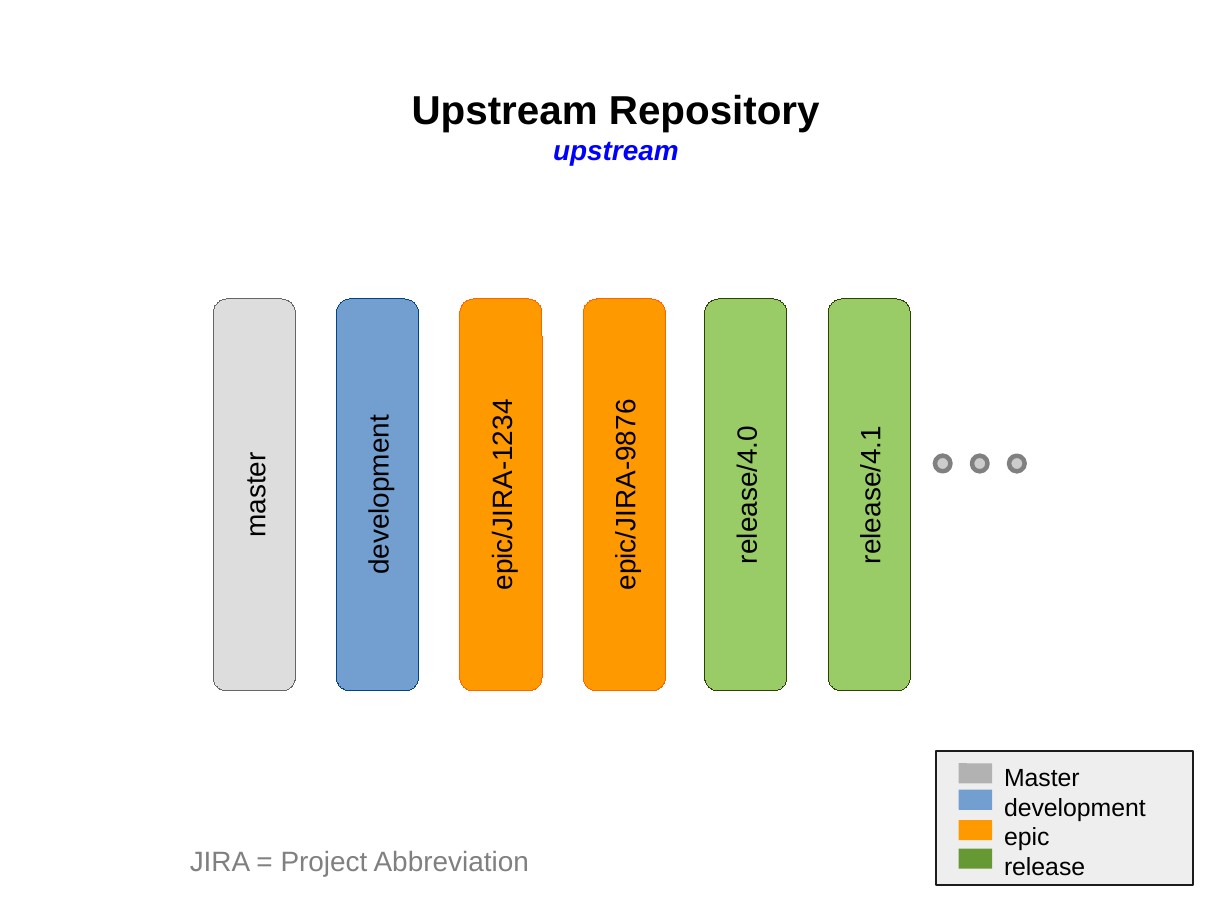
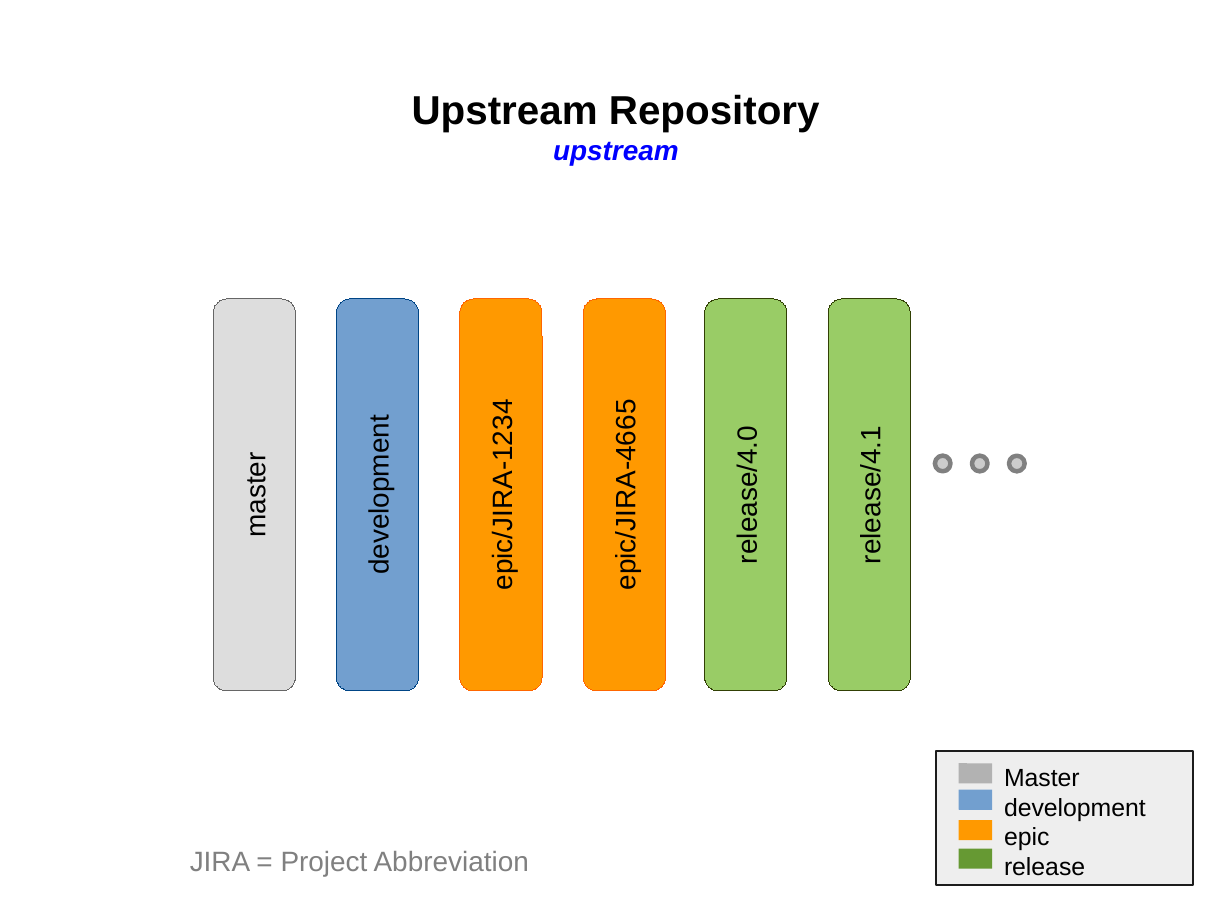
Before and after one commit to SiliconValleyOffice/GitHelp, a slide deck: slide 2 of Documents/RepositoryManagement.odp. Drawn at 1232x924 pixels with LibreOffice and Linux fonts; fonts in the diff are those of the drawing. Boxes give left, top, right and bottom in pixels: in the first picture for what was removed or moved away, otherwise in the second. Text is boxed around its words. In the diff, an @@ line names an element or a change of style, - is before the commit and + after.

```diff
--- a/Documents/RepositoryManagement.odp
+++ b/Documents/RepositoryManagement.odp
@@ text in rounded rectangle at bbox=[610, 418, 641, 584]: text changed @@
-epic/JIRA-9876
+epic/JIRA-4665
```
Also in this commit, not shown: 1 other slide changed, 6 other files.
